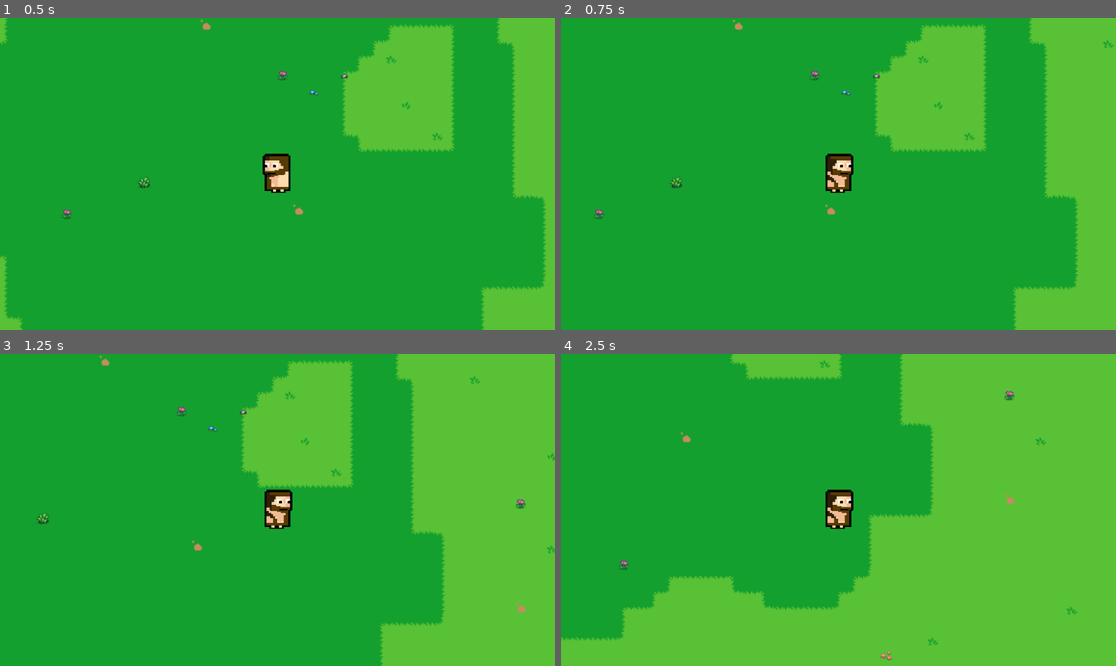
Above: before the commit, frames 1-4 (two rows, left to right).
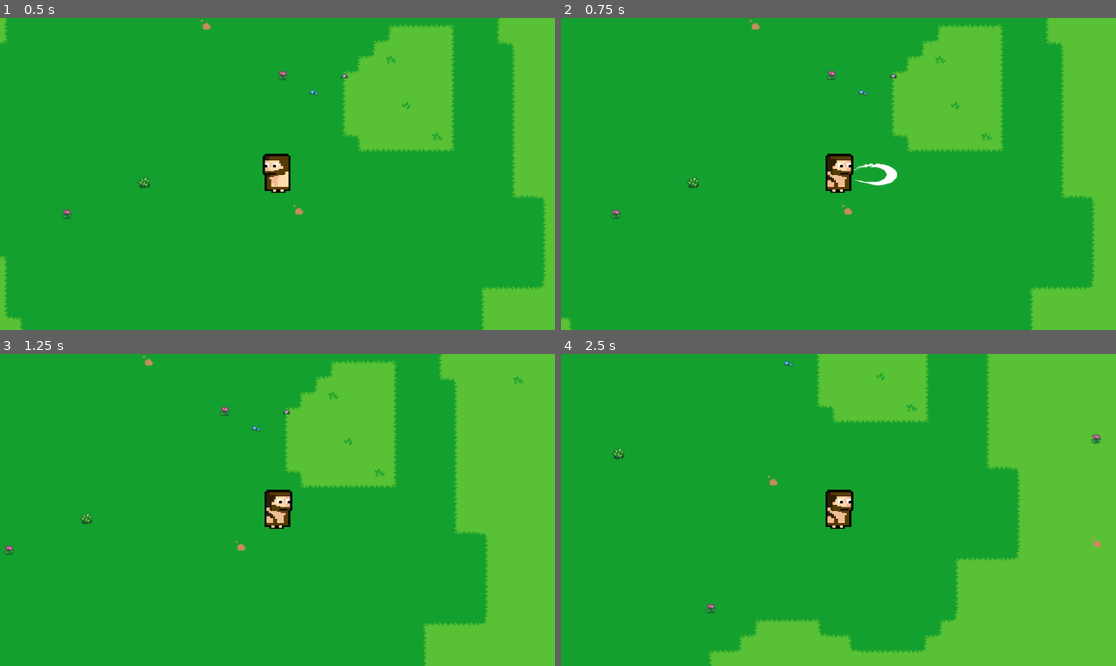
Above: after the commit, the same moments.

Repository: real-name-hidden-bit/bonk-souls-v.01
Game: Godot game, scene res://node_2d.tscn
The game is run twice, just before and just after one commit, with the same random seed, the same clock (stepped at 60 frames per second) and the same inputs.
Inputs:
- Up to frame 1 (0.5 s): no input
- Up to frame 2 (0.75 s): tap Enter at 0.5 s; hold Right (ui_right) from 0.53 s (still down); tap Z (attack, bound only after the commit) at 0.6 s
- Up to frame 3 (1.25 s): keep holding Right (ui_right)
- Up to frame 4 (2.5 s): release Right (ui_right) at 1.28 s; hold Down (ui_down) 1.28-2.03 s; tap Z (attack, bound only after the commit) at 1.35, 2.1 s; hold Right (ui_right) from 2.03 s (still down)

Frame 1 is identical in both runs. In frame 2, 6.7% of the frame differs, in the area x 0-100%, y 0-100%; in frame 3, 15%; in frame 4, 27%, in the area x 0-98%, y 0-100%.

Commit message:
WeaponSwingAnimationandCollision

Diff:
--- a/Scenes/Map/tileset.tres
+++ b/Scenes/Map/tileset.tres
@@ -1,6 +1,6 @@
 [gd_resource type="TileSet" format=3 uid="uid://cu7xxo3cfsplo"]
 
-[ext_resource type="Texture2D" uid="uid://bpndc0gkduq2d" path="res://Scenes/tileset.png" id="1_xqa4n"]
+[ext_resource type="Texture2D" uid="uid://bpndc0gkduq2d" path="res://Scenes/Map/tileset.png" id="1_xqa4n"]
 
 [sub_resource type="TileSetAtlasSource" id="TileSetAtlasSource_cn3lXeZi_Qy"]
 texture = ExtResource("1_xqa4n")
--- a/Scenes/Player/Player.tscn
+++ b/Scenes/Player/Player.tscn
@@ -3,6 +3,81 @@
 [ext_resource type="Script" uid="uid://cubfygs33525j" path="res://Scenes/Player/player.gd" id="1_ft8w5"]
 [ext_resource type="Texture2D" uid="uid://bkqk7wx5148wa" path="res://Assets/PlayerCharacter/pixil-frame-0 (3).png" id="2_h54ih"]
 [ext_resource type="Texture2D" uid="uid://d1wyerhig4855" path="res://Assets/PlayerCharacter/pixil-frame-0 (4).png" id="3_h54ih"]
+[ext_resource type="Texture2D" uid="uid://cfsxfcpu16fs2" path="res://Assets/WeaponSwing/pixel_art_sword_slash_sprites.png" id="4_ude3g"]
+
+[sub_resource type="AtlasTexture" id="AtlasTexture_jmcll"]
+atlas = ExtResource("4_ude3g")
+region = Rect2(0, 0, 64, 47)
+
+[sub_resource type="AtlasTexture" id="AtlasTexture_4wape"]
+atlas = ExtResource("4_ude3g")
+region = Rect2(64, 0, 64, 47)
+
+[sub_resource type="AtlasTexture" id="AtlasTexture_t26db"]
+atlas = ExtResource("4_ude3g")
+region = Rect2(128, 0, 64, 47)
+
+[sub_resource type="AtlasTexture" id="AtlasTexture_fk5o5"]
+atlas = ExtResource("4_ude3g")
+region = Rect2(0, 47, 64, 47)
+
+[sub_resource type="AtlasTexture" id="AtlasTexture_825xp"]
+atlas = ExtResource("4_ude3g")
+region = Rect2(64, 47, 64, 47)
+
+[sub_resource type="AtlasTexture" id="AtlasTexture_ji083"]
+atlas = ExtResource("4_ude3g")
+region = Rect2(128, 47, 64, 47)
+
+[sub_resource type="AtlasTexture" id="AtlasTexture_0kmp4"]
+atlas = ExtResource("4_ude3g")
+region = Rect2(0, 94, 64, 47)
+
+[sub_resource type="AtlasTexture" id="AtlasTexture_i5acl"]
+atlas = ExtResource("4_ude3g")
+region = Rect2(64, 94, 64, 47)
+
+[sub_resource type="AtlasTexture" id="AtlasTexture_epg6k"]
+atlas = ExtResource("4_ude3g")
+region = Rect2(128, 94, 64, 47)
+
+[sub_resource type="SpriteFrames" id="SpriteFrames_0u84n"]
+animations = [{
+"frames": [{
+"duration": 1.0,
+"texture": SubResource("AtlasTexture_jmcll")
+}, {
+"duration": 1.0,
+"texture": SubResource("AtlasTexture_4wape")
+}, {
+"duration": 1.0,
+"texture": SubResource("AtlasTexture_t26db")
+}, {
+"duration": 1.0,
+"texture": SubResource("AtlasTexture_fk5o5")
+}, {
+"duration": 1.0,
+"texture": SubResource("AtlasTexture_825xp")
+}, {
+"duration": 1.0,
+"texture": SubResource("AtlasTexture_ji083")
+}, {
+"duration": 1.0,
+"texture": SubResource("AtlasTexture_0kmp4")
+}, {
+"duration": 1.0,
+"texture": SubResource("AtlasTexture_i5acl")
+}, {
+"duration": 1.0,
+"texture": SubResource("AtlasTexture_epg6k")
+}],
+"loop": false,
+"name": &"swing",
+"speed": 30.0
+}]
+
+[sub_resource type="CapsuleShape2D" id="CapsuleShape2D_ude3g"]
+radius = 12.030786
 
 [node name="CharacterBody2D" type="CharacterBody2D" unique_id=235817179]
 script = ExtResource("1_ft8w5")
@@ -15,3 +90,20 @@
 visible = false
 scale = Vector2(0.05, 0.05)
 texture = ExtResource("3_h54ih")
+
+[node name="WeaponPivot" type="Node2D" parent="." unique_id=1888293972]
+
+[node name="WeaponArea" type="Area2D" parent="WeaponPivot" unique_id=1612868906]
+
+[node name="WeaponSprite" type="AnimatedSprite2D" parent="WeaponPivot/WeaponArea" unique_id=1444191213]
+position = Vector2(78, 6)
+scale = Vector2(1.5625, 1.2234043)
+sprite_frames = SubResource("SpriteFrames_0u84n")
+animation = &"swing"
+
+[node name="WeaponHitbox" type="CollisionShape2D" parent="WeaponPivot/WeaponArea" unique_id=946696885]
+position = Vector2(78.00001, 1.0000001)
+rotation = -1.5845463
+scale = Vector2(1.8194658, 2.9654686)
+shape = SubResource("CapsuleShape2D_ude3g")
+disabled = true
--- a/Scenes/Player/player.gd
+++ b/Scenes/Player/player.gd
@@ -1,29 +1,90 @@
 extends CharacterBody2D
+
+# Existing Player Sprites
 @onready var left: Sprite2D = $left
 @onready var right: Sprite2D = $right
 
+# Weapon References
+@onready var weapon_pivot: Node2D = $WeaponPivot
+@onready var weapon_sprite: AnimatedSprite2D = $WeaponPivot/WeaponArea/WeaponSprite
+@onready var weapon_hitbox: CollisionShape2D = $WeaponPivot/WeaponArea/WeaponHitbox
 
 const SPEED = 300.0
-const JUMP_VELOCITY = -400.0
+
+# State Variable
+var is_attacking: bool = false
+
+func _ready() -> void:
+	# Hide weapon and disable hitbox on startup
+	weapon_sprite.hide()
+	weapon_hitbox.disabled = true
+
+	# Connect signals so the code knows when animations change or finish
+	weapon_sprite.animation_finished.connect(_on_attack_finished)
+	weapon_sprite.frame_changed.connect(_on_weapon_frame_changed) # NEW SIGNAL HERE
+
+func _physics_process(delta: float) -> void:
+	# Only allow movement and aiming if the player is NOT currently attacking
+	if not is_attacking:
+		var altitude := Input.get_axis("ui_up", "ui_down")
+		if altitude:
+			velocity.y = altitude * SPEED
+		else:
+			velocity.y = move_toward(velocity.y, 0, SPEED)
+
+		var direction := Input.get_axis("ui_left", "ui_right")
+		if direction:
+			velocity.x = direction * SPEED
+		else:
+			velocity.x = move_toward(velocity.x, 0, SPEED)
+
+		# --- FACING DIRECTION (Player Sprites) ---
+		if Input.is_action_pressed("ui_left"):
+			left.visible = true
+			right.visible = false
+		elif Input.is_action_pressed("ui_right"):
+			left.visible = false
+			right.visible = true
+
+		# --- AIMING THE WEAPON ---
+		var input_dir := Vector2(direction, altitude)
+		if input_dir != Vector2.ZERO:
+			weapon_pivot.rotation = input_dir.angle()
+
+		# --- TRIGGER ATTACK ---
+		if Input.is_action_just_pressed("attack"):
+			perform_attack()
+
+	else:
+		# If the player is attacking, stop their momentum quickly
+		velocity = velocity.move_toward(Vector2.ZERO, SPEED)
+
+	move_and_slide()
+
+func perform_attack() -> void:
+	is_attacking = true
+
+	# Show the sprite and play the animation
+	weapon_sprite.show()
+	weapon_sprite.play("swing")
+
+	# Notice we NO LONGER enable the hitbox here!
+	# The frame_changed function will handle it now.
+
+func _on_attack_finished() -> void:
+	# Reset back to normal movement state
+	is_attacking = false
+
+	weapon_sprite.hide()
+	weapon_sprite.stop()
+	weapon_hitbox.disabled = true
 
 
-func _physics_process(delta: float) -> void:
-	var altitude := Input.get_axis("ui_up", "ui_down")
-	if altitude:
-		velocity.y = altitude * SPEED
+func _on_weapon_frame_changed() -> void:
+	if not is_attacking:
+		return
+
+	if weapon_sprite.frame >= 3 and weapon_sprite.frame <= 5:
+		weapon_hitbox.disabled = false
 	else:
-		velocity.y = move_toward(velocity.y, 0, SPEED)
-
-	var direction := Input.get_axis("ui_left", "ui_right")
-	if direction:
-		velocity.x = direction * SPEED
-	else:
-		velocity.x = move_toward(velocity.x, 0, SPEED)
-
-	if Input.is_action_pressed("ui_left"):
-		left.visible = true
-		right.visible = false
-	elif Input.is_action_pressed("ui_right"):
-		left.visible = false
-		right.visible = true
-	move_and_slide()
+		weapon_hitbox.disabled = true
--- a/project.godot
+++ b/project.godot
@@ -15,6 +15,14 @@
 config/features=PackedStringArray("4.6", "GL Compatibility")
 config/icon="res://icon.svg"
 
+[input]
+
+attack={
+"deadzone": 0.2,
+"events": [Object(InputEventKey,"resource_local_to_scene":false,"resource_name":"","device":-1,"window_id":0,"alt_pressed":false,"shift_pressed":false,"ctrl_pressed":false,"meta_pressed":false,"pressed":false,"keycode":0,"physical_keycode":90,"key_label":0,"unicode":122,"location":0,"echo":false,"script":null)
+]
+}
+
 [physics]
 
 3d/physics_engine="Jolt Physics"
--- /dev/null
+++ b/swordswing.tscn
@@ -0,0 +1,7 @@
+[gd_scene format=3 uid="uid://biyr8v2gorq8g"]
+
+[ext_resource type="Texture2D" uid="uid://cfsxfcpu16fs2" path="res://Assets/WeaponSwing/pixel_art_sword_slash_sprites.png" id="1_uirc2"]
+
+[node name="PixelArtSwordSlashSprites" type="Sprite2D" unique_id=1724803223]
+position = Vector2(271, 208)
+texture = ExtResource("1_uirc2")
